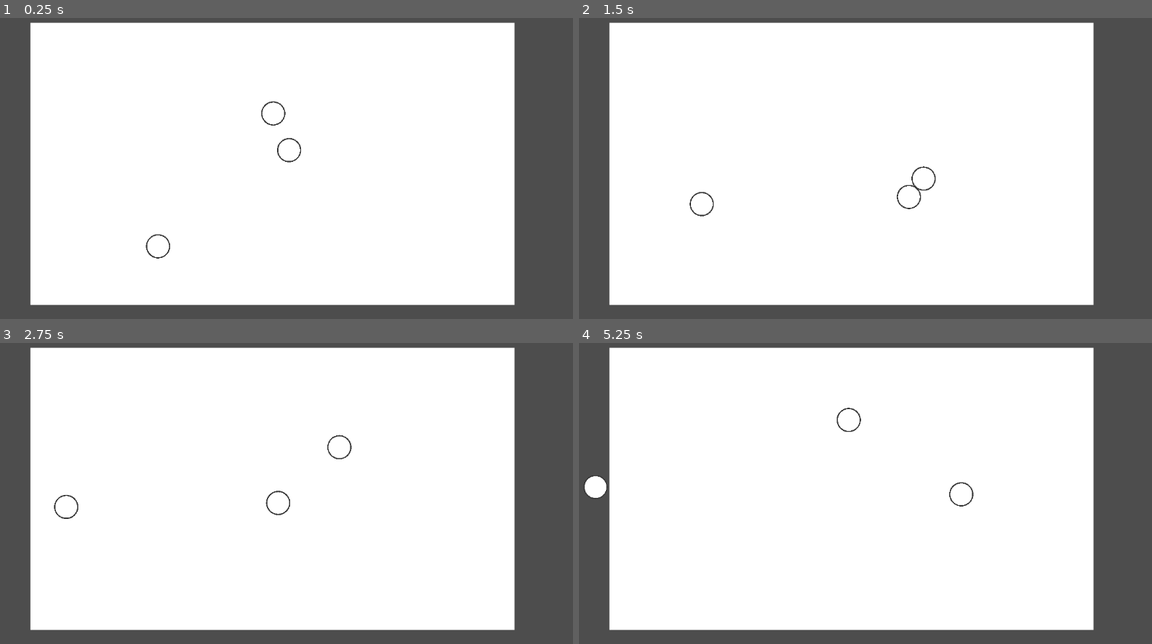
Above: before the commit, frames 1-4 (two rows, left to right).
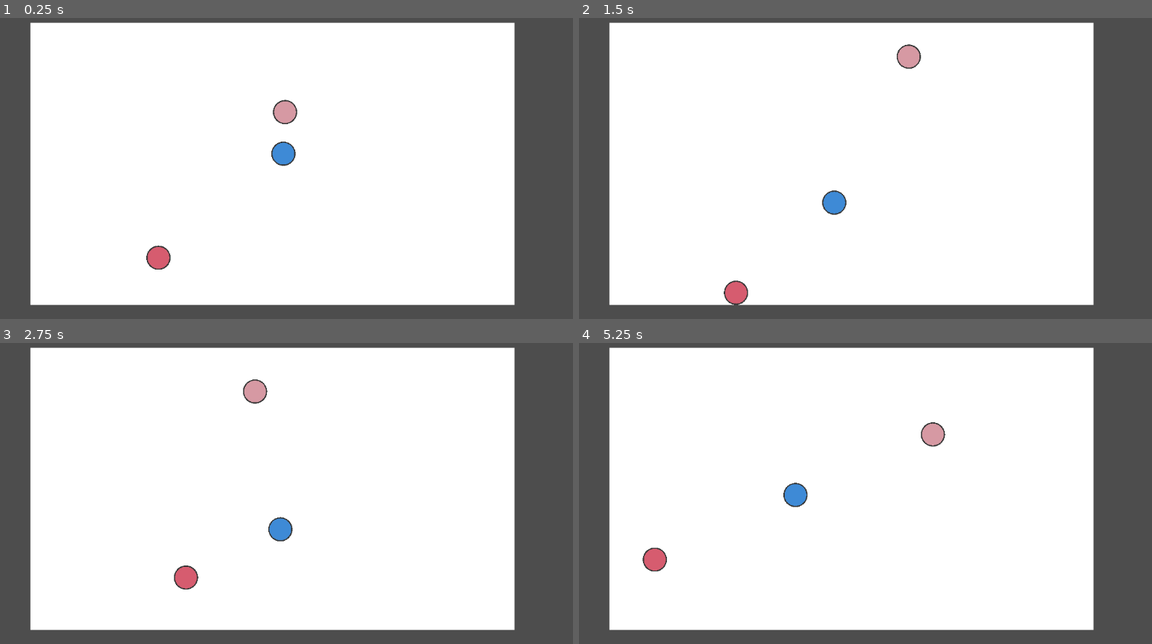
Above: after the commit, the same moments.

Repository: s7eamy/social-bubbles
Game: Godot game, scene res://scenes/levels/test_level/test_level.tscn
The game is run twice, just before and just after one commit, with the same random seed, the same clock (stepped at 60 frames per second) and the same inputs. This scene is started directly instead of the project's main scene.
Inputs:
- Up to frame 1 (0.25 s): no input
- Up to frame 2 (1.5 s): no input
- Up to frame 3 (2.75 s): no input
- Up to frame 4 (5.25 s): no input

The runs differ from the first frame. In frame 1, 0.9% of the frame differs, in the area x 25-53%, y 27-84%; in frame 2, 1.0%; in frame 3, 1.0%; in frame 4, 1.2%, in the area x 1-69%, y 21-76%.

Commit message:
feat: implement units changing colors with media literacy

Diff:
--- a/scenes/unit/brownian_motion.gd
+++ /dev/null
@@ -1,21 +0,0 @@
-extends CharacterBody2D
-
-# Speed of the Brownian motion
-@export var speed: float = 350.0
-# Time interval to update direction
-@export var update_interval: float = 0.2
-
-var time_since_last_update: float = 0.0
-var current_direction: Vector2 = Vector2.ZERO
-
-func _process(delta: float) -> void:
-    time_since_last_update += delta
-    if time_since_last_update >= update_interval:
-        time_since_last_update = 0.0
-        current_direction = Vector2(
-            randf() - 0.5,
-            randf() - 0.5
-        ).normalized()
-
-    velocity = current_direction * speed
-    move_and_slide()
--- /dev/null
+++ b/scenes/unit/unit.gd
@@ -0,0 +1,53 @@
+extends CharacterBody2D
+
+# Speed of the Brownian motion
+var speed: float = 300.0
+# Time interval to update direction
+var update_interval: float = 0.2
+
+# colors
+const COLOR_ILLITERATE = Color(214 / 255.0, 42 / 255.0, 69 / 255.0)
+const COLOR_NEUTRAL = Color(214 / 255.0, 214 / 255.0, 214 / 255.0)
+const COLOR_LITERATE = Color(29 / 255.0, 121 / 255.0, 214 / 255.0)
+
+var time_since_last_update: float = 0.0
+var current_direction: Vector2 = Vector2.ZERO
+var media_literacy_score: int = 0
+
+# Called when the node enters the scene tree for the first time.
+func _ready() -> void:
+	randomize()
+	media_literacy_score = randi_range(-100, 100);
+	update_color()
+
+func set_brownian_velocity() -> void:
+	current_direction = Vector2(
+		randf() - 0.5,
+		randf() - 0.5
+	).normalized()
+	velocity = current_direction * speed
+
+func _process(delta: float) -> void:
+	# Unit color
+	update_color()
+
+	# Unit movement
+	time_since_last_update += delta
+	if time_since_last_update >= update_interval:
+		# if unit is neutral or no fellows,
+		set_brownian_velocity()
+		time_since_last_update = 0.0
+
+	velocity = current_direction * speed
+	move_and_slide()
+
+func update_color() -> void:
+	var color: Color
+	if media_literacy_score <= -10:
+		color = COLOR_ILLITERATE.lerp(COLOR_NEUTRAL, (media_literacy_score + 100) / 90.0)
+	elif media_literacy_score >= 10:
+		color = COLOR_NEUTRAL.lerp(COLOR_LITERATE, (media_literacy_score - 10) / 90.0)
+	else:
+		color = COLOR_NEUTRAL
+
+	$MeshInstance2D.modulate = color
--- a/scenes/unit/unit.tscn
+++ b/scenes/unit/unit.tscn
@@ -1,6 +1,6 @@
 [gd_scene load_steps=9 format=3 uid="uid://dp82b4kb4pydf"]
 
-[ext_resource type="Script" path="res://scenes/unit/brownian_motion.gd" id="1_ttgd5"]
+[ext_resource type="Script" path="res://scenes/unit/unit.gd" id="1_hloy8"]
 
 [sub_resource type="CircleShape2D" id="CircleShape2D_8g446"]
 radius = 30.0
@@ -34,7 +34,7 @@
 fill_to = Vector2(0, 0)
 
 [node name="Unit" type="CharacterBody2D" groups=["units"]]
-script = ExtResource("1_ttgd5")
+script = ExtResource("1_hloy8")
 
 [node name="CollisionShape2D" type="CollisionShape2D" parent="."]
 shape = SubResource("CircleShape2D_8g446")
